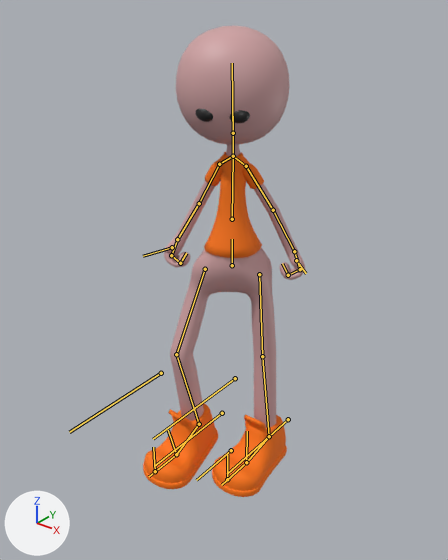
The glTF model public/dummy.gltf as it was, and as the next commit left it.
The view is the same before and after, from a 50 mm lens placed at (1.76, -2.27, 2.51), pointed at (0.02, -0.1, 1.16). Every picture has the same lights, and +X, +Y and +Z are marked at lower left. Both versions are drawn at frame 16 of the action 'Idle'; the numbers are the values there. The bones that bend it are drawn over the model as lines.

In view in the first picture: 'BodyD', 'EyesD', 'HeadD', 'ShirtD', 'ShoesD'.
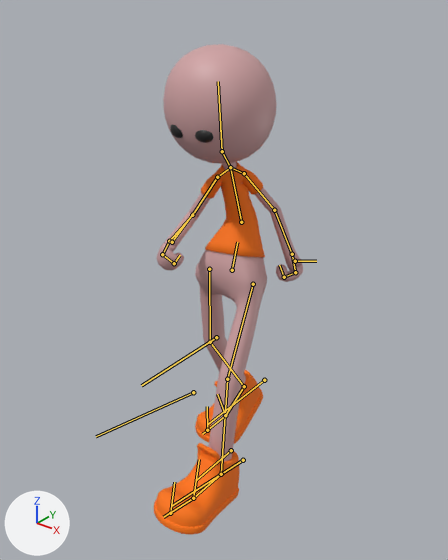
Where the change shows, as pixel boxes [x1, y1, x2, y2] in the pictures (448 x 560 px):
'BodyD', posed: before [164, 144, 305, 428]; after [156, 162, 303, 462]
'HeadD', posed: before [176, 26, 290, 145]; after [163, 44, 276, 164]
'ShoesD', posed (24% narrower, 75% taller): before [143, 403, 287, 497]; after [154, 370, 263, 535]
'ShirtD', posed (7% wider, 10% shorter): before [204, 152, 264, 258]; after [201, 162, 265, 257]
'EyesD', posed: before [196, 109, 250, 123]; after [170, 124, 213, 143]
bone 'Spine1', root to tip: before (232, 265) to (232, 239); after (232, 270) to (237, 242)
bone 'Spine2', root to tip: before (232, 219) to (233, 156); after (241, 222) to (230, 167)
bone 'Shoulder.L', root to tip: before (233, 156) to (246, 166); after (230, 167) to (244, 173)
bone 'Bicep.L', root to tip: before (246, 166) to (273, 210); after (244, 173) to (274, 210)
bone 'Forearm.L', root to tip: before (273, 210) to (294, 251); after (274, 210) to (292, 254)
bone 'Neck', root to tip: before (233, 156) to (233, 133); after (230, 167) to (222, 151)
bone 'Head', root to tip: before (233, 133) to (232, 109); after (222, 151) to (220, 128)
bone 'Shoulder.R', root to tip: before (233, 156) to (219, 164); after (230, 167) to (217, 177)
bone 'Forearm.R', root to tip: before (199, 203) to (177, 239); after (192, 215) to (169, 241)
bone 'Thigh.L', root to tip: before (259, 274) to (262, 356); after (253, 284) to (227, 379)
bone 'Calf.L', root to tip: before (262, 356) to (269, 436); after (227, 379) to (221, 474)
bone 'Foot.L', root to tip: before (269, 436) to (246, 462); after (221, 474) to (193, 498)
bone 'Thigh.R', root to tip: before (205, 269) to (176, 354); after (209, 269) to (210, 342)
bone 'Calf.R', root to tip: before (176, 354) to (199, 424); after (210, 342) to (244, 386)
bone 'Foot.R', root to tip: before (199, 424) to (176, 454); after (244, 386) to (225, 415)
bone 'Toe.R', root to tip: before (176, 454) to (149, 476); after (225, 415) to (202, 434)

The change, as a list of edits to the scene's bpy script:
```text
Change bone_spine1:
    where bone_spine1 = bpy.data.objects['ArmatureD'].pose.bones['Spine1']  # child of 'Root'
    bone_spine1.location: (0.0, 0.0, 0.0) -> (0.0, -0.025, 0.0)
    bone_spine1.rotation_quaternion: (0.977, 0.002, 0.214, 0.002) -> (0.989, -0.15, 0.0, 0.0)  # degrees (0, 25, 0) -> degrees (-17, 0, 0)
Change bone_spine2:
    where bone_spine2 = bpy.data.objects['ArmatureD'].pose.bones['Spine2']  # child of 'Spine1'
    bone_spine2.rotation_quaternion: (1.0, -0.003, 0.0, -0.005) -> (0.955, 0.296, 0.0, 0.0)  # degrees (0, 0, -1) -> degrees (34, 0, 0)
Change bone_shoulder_l:
    where bone_shoulder_l = bpy.data.objects['ArmatureD'].pose.bones['Shoulder.L']  # child of 'Spine2'
    bone_shoulder_l.rotation_quaternion: (1.0, 0.0, 0.0, 0.0) -> (0.927, -0.061, -0.205, 0.307)  # degrees (0, 0, 0) -> degrees (-15, -20, 39)
Change bone_bicep_l:
    where bone_bicep_l = bpy.data.objects['ArmatureD'].pose.bones['Bicep.L']  # child of 'Shoulder.L'
    bone_bicep_l.rotation_quaternion: (0.754, -0.211, 0.623, 0.001) -> (0.775, -0.111, 0.617, -0.081)  # degrees (-67, 70, -49) -> degrees (-52, 70, -49)
Change bone_forearm_l:
    where bone_forearm_l = bpy.data.objects['ArmatureD'].pose.bones['Forearm.L']  # child of 'Bicep.L'
    bone_forearm_l.rotation_quaternion: (0.991, 0.101, -0.064, -0.052) -> (0.943, 0.195, -0.151, -0.222)  # degrees (12, -7, -7) -> degrees (26, -11, -29)
Change bone_neck:
    where bone_neck = bpy.data.objects['ArmatureD'].pose.bones['Neck']  # child of 'Spine2'
    bone_neck.rotation_quaternion: (1.0, 0.002, 0.0, 0.004) -> (0.987, 0.158, 0.0, 0.0)  # degrees (0, 0, 0) -> degrees (18, 0, 0)
Change bone_head:
    where bone_head = bpy.data.objects['ArmatureD'].pose.bones['Head']  # child of 'Neck'
    bone_head.rotation_quaternion: (0.999, 0.043, 0.003, -0.002) -> (0.965, -0.261, 0.0, 0.0)  # degrees (5, 0, 0) -> degrees (-30, 0, 0)
Change bone_shoulder_r:
    where bone_shoulder_r = bpy.data.objects['ArmatureD'].pose.bones['Shoulder.R']  # child of 'Spine2'
    bone_shoulder_r.rotation_quaternion: (1.0, 0.0, 0.0, 0.0) -> (0.906, 0.066, -0.211, 0.36)  # degrees (0, 0, 0) -> degrees (-2, -25, 44)
Change bone_forearm_r:
    where bone_forearm_r = bpy.data.objects['ArmatureD'].pose.bones['Forearm.R']  # child of 'Bicep.R'
    bone_forearm_r.rotation_quaternion: (0.991, 0.101, 0.064, 0.052) -> (0.754, 0.638, 0.111, -0.106)  # degrees (12, 7, 7) -> degrees (80, 18, -1)
Change bone_thigh_l:
    where bone_thigh_l = bpy.data.objects['ArmatureD'].pose.bones['Thigh.L']  # child of 'Spine1'
    bone_thigh_l.rotation_quaternion: (-0.981, -0.033, -0.19, -0.001) -> (0.996, -0.083, -0.01, -0.012)  # degrees (4, 22, 1) -> degrees (-9, -1, -1)
Change bone_calf_l:
    where bone_calf_l = bpy.data.objects['ArmatureD'].pose.bones['Calf.L']  # child of 'Thigh.L'
    bone_calf_l.rotation_quaternion: (0.999, -0.049, 0.0, -0.007) -> (0.991, 0.13, 0.0, 0.017)  # degrees (-6, 0, -1) -> degrees (15, 0, 2)
Change bone_foot_l:
    where bone_foot_l = bpy.data.objects['ArmatureD'].pose.bones['Foot.L']  # child of 'Calf.L'
    bone_foot_l.rotation_quaternion: (1.0, 0.004, -0.006, 0.026) -> (1.0, -0.001, 0.01, 0.008)  # degrees (0, -1, 3) -> degrees (0, 1, 1)
Change bone_thigh_r:
    where bone_thigh_r = bpy.data.objects['ArmatureD'].pose.bones['Thigh.R']  # child of 'Spine1'
    bone_thigh_r.rotation_quaternion: (0.96, -0.145, 0.226, 0.078) -> (-0.973, -0.229, -0.015, -0.027)  # degrees (-16, 27, 5) -> degrees (27, 1, 3)
Change bone_calf_r:
    where bone_calf_r = bpy.data.objects['ArmatureD'].pose.bones['Calf.R']  # child of 'Thigh.R'
    bone_calf_r.rotation_quaternion: (0.969, 0.244, 0.0, -0.033) -> (0.987, 0.156, 0.0, -0.021)  # degrees (28, 1, -4) -> degrees (18, 0, -2)
Change bone_foot_r:
    where bone_foot_r = bpy.data.objects['ArmatureD'].pose.bones['Foot.R']  # child of 'Calf.R'
    bone_foot_r.rotation_quaternion: (0.999, 0.048, -0.016, -0.02) -> (0.997, -0.062, -0.018, -0.035)  # degrees (6, -2, -2) -> degrees (-7, -2, -4)
Change bone_toe_r:
    where bone_toe_r = bpy.data.objects['ArmatureD'].pose.bones['Toe.R']  # child of 'Foot.R'
    bone_toe_r.rotation_quaternion: (0.991, -0.131, 0.0, 0.002) -> (0.985, -0.174, 0.0, 0.003)  # degrees (-15, 0, 0) -> degrees (-20, 0, 0)
```
